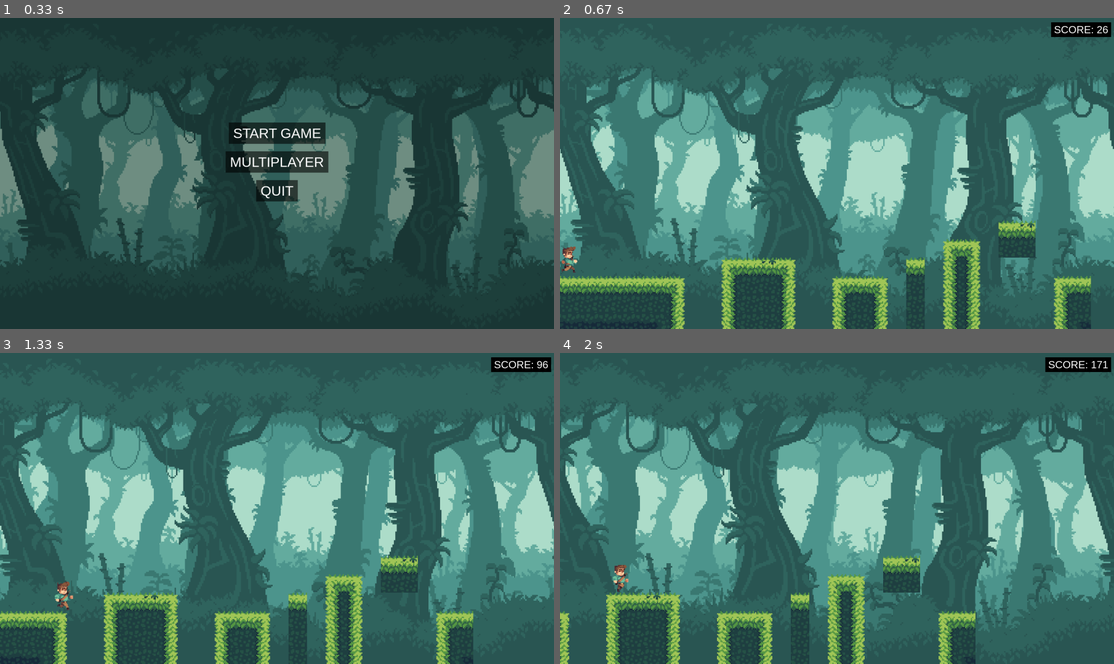
Above: before the commit, frames 1-4 (two rows, left to right).
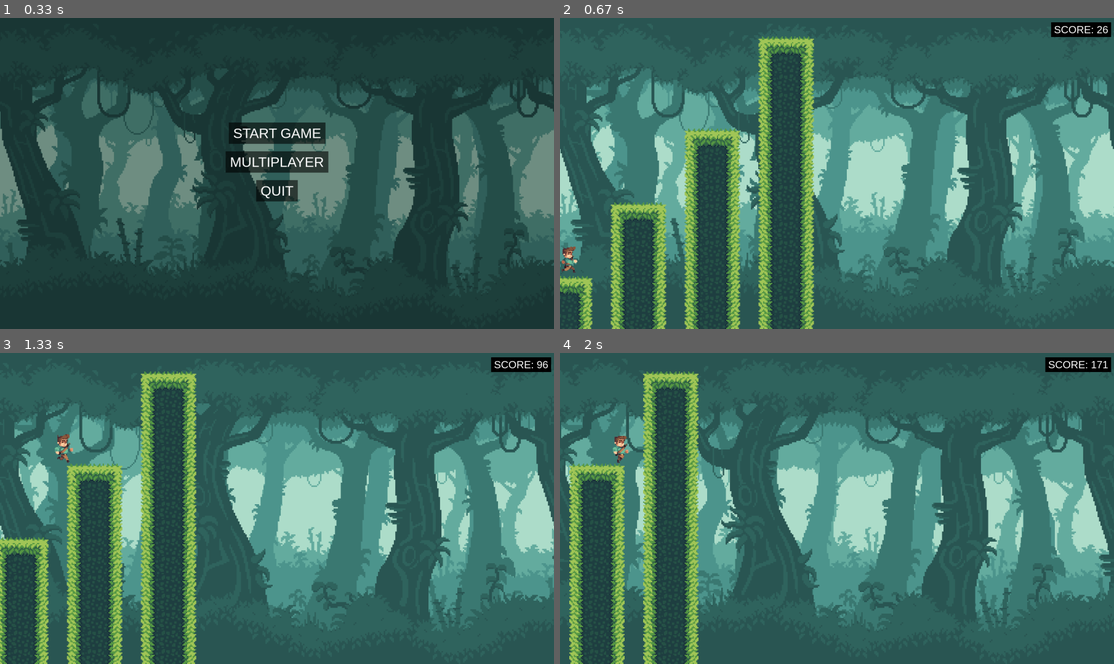
Above: after the commit, the same moments.

Repository: PyroJet1/Pygame-Multiplayer-Endless-Scroller
Game: pygame game, started from __main__.py
The game is run twice, just before and just after one commit, with the same random seed, the same clock (stepped at 60 frames per second) and the same inputs.
Inputs:
- Up to frame 1 (0.33 s): no input
- Up to frame 2 (0.67 s): click "START GAME" at 0.38 s
- Up to frame 3 (1.33 s): hold D 0.67-1.13 s; hold D from 1.17 s (still down)
- Up to frame 4 (2 s): release D at 1.63 s; hold A from 1.67 s (still down)

Frame 1 is identical in both runs. In frame 2, 20% of the frame differs, in the area x 0-96%, y 5-100%; in frame 3, 21%, in the area x 0-86%, y 5-100%; in frame 4, 18%.

Commit message:
made map7 observe the collision issues

Diff:
--- /dev/null
+++ b/maps/map7.csv
@@ -0,0 +1,17 @@
+-1,-1,-1,-1,-1,-1,-1,-1,-1,-1,-1,-1,-1,-1,-1,-1,-1,-1,-1,-1,-1,-1,-1,-1,-1,-1,-1,-1,-1,-1
+-1,-1,-1,-1,-1,-1,-1,-1,-1,-1,-1,-1,4,2,11,-1,-1,-1,-1,-1,-1,-1,-1,-1,-1,-1,-1,-1,-1,-1
+-1,-1,-1,-1,-1,-1,-1,-1,-1,-1,-1,-1,5,0,9,-1,-1,-1,-1,-1,-1,-1,-1,-1,-1,-1,-1,-1,-1,-1
+-1,-1,-1,-1,-1,-1,-1,-1,-1,-1,-1,-1,5,0,9,-1,-1,-1,-1,-1,-1,-1,-1,-1,-1,-1,-1,-1,-1,-1
+-1,-1,-1,-1,-1,-1,-1,-1,-1,-1,-1,-1,5,0,9,-1,-1,-1,-1,-1,-1,-1,-1,-1,-1,-1,-1,-1,-1,-1
+-1,-1,-1,-1,-1,-1,-1,-1,-1,-1,-1,-1,5,0,9,-1,-1,-1,-1,-1,-1,-1,-1,-1,-1,-1,-1,-1,-1,-1
+-1,-1,-1,-1,-1,-1,-1,-1,4,2,11,-1,5,0,9,-1,-1,-1,-1,-1,-1,-1,-1,-1,-1,-1,-1,-1,-1,-1
+-1,-1,-1,-1,-1,-1,-1,-1,5,0,9,-1,5,0,9,-1,-1,-1,-1,-1,-1,-1,-1,-1,-1,-1,-1,-1,-1,-1
+-1,-1,-1,-1,-1,-1,-1,-1,5,0,9,-1,5,0,9,-1,-1,-1,-1,-1,-1,-1,-1,-1,-1,-1,-1,-1,-1,-1
+-1,-1,-1,-1,-1,-1,-1,-1,5,0,9,-1,5,0,9,-1,-1,-1,-1,-1,-1,-1,-1,-1,-1,-1,-1,-1,-1,-1
+-1,-1,-1,-1,4,2,11,-1,5,0,9,-1,5,0,9,-1,-1,-1,-1,-1,-1,-1,-1,-1,-1,-1,-1,-1,-1,-1
+-1,-1,-1,-1,5,0,9,-1,5,0,9,-1,5,0,9,-1,-1,-1,-1,-1,-1,-1,-1,-1,-1,-1,-1,-1,-1,-1
+-1,-1,-1,-1,5,0,9,-1,5,0,9,-1,5,0,9,-1,-1,-1,-1,-1,-1,-1,-1,-1,-1,-1,-1,-1,-1,-1
+-1,-1,-1,-1,5,0,9,-1,5,0,9,-1,5,0,9,-1,-1,-1,-1,-1,-1,-1,-1,-1,-1,-1,-1,-1,-1,-1
+2,2,11,-1,5,0,9,-1,5,0,9,-1,5,0,9,-1,-1,-1,-1,-1,-1,-1,-1,-1,-1,-1,-1,-1,-1,-1
+0,0,9,-1,5,0,9,-1,5,0,9,-1,5,0,9,-1,-1,-1,-1,-1,-1,-1,-1,-1,-1,-1,-1,-1,-1,-1
+10,0,9,-1,5,0,9,-1,5,0,9,-1,5,0,9,-1,-1,-1,-1,-1,-1,-1,-1,-1,-1,-1,-1,-1,-1,-1
--- a/world.py
+++ b/world.py
@@ -25,7 +25,7 @@
         self.start_x = 0
         self.start_y = 0
 
-        self.load_tiles("maps/map1.csv", self.GROUND_SPEED)
+        self.load_tiles("maps/map7.csv", self.GROUND_SPEED)
 
 
     def spawn_ground(self, column_group, spawn_x, speed, screen_height, filename):
